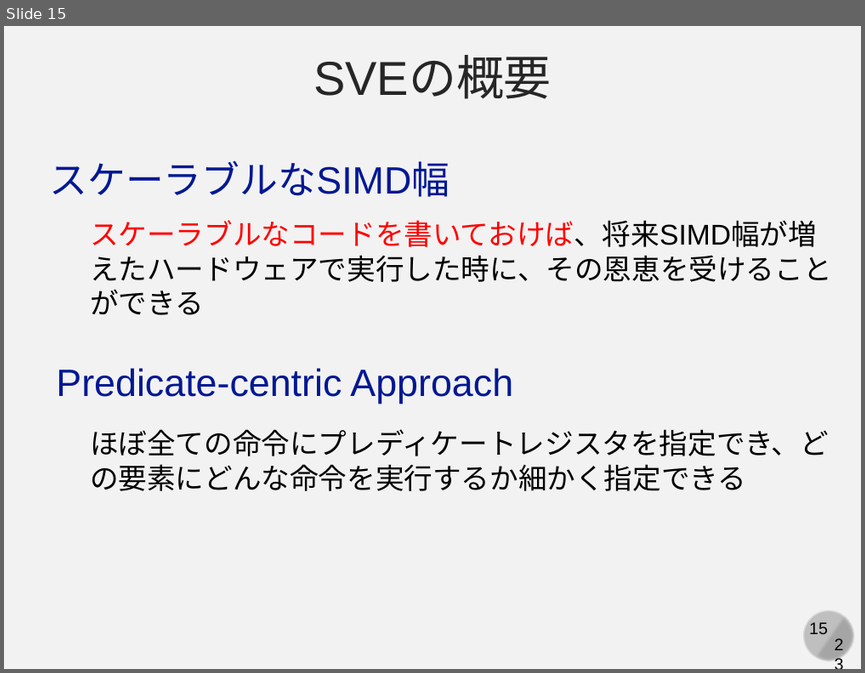
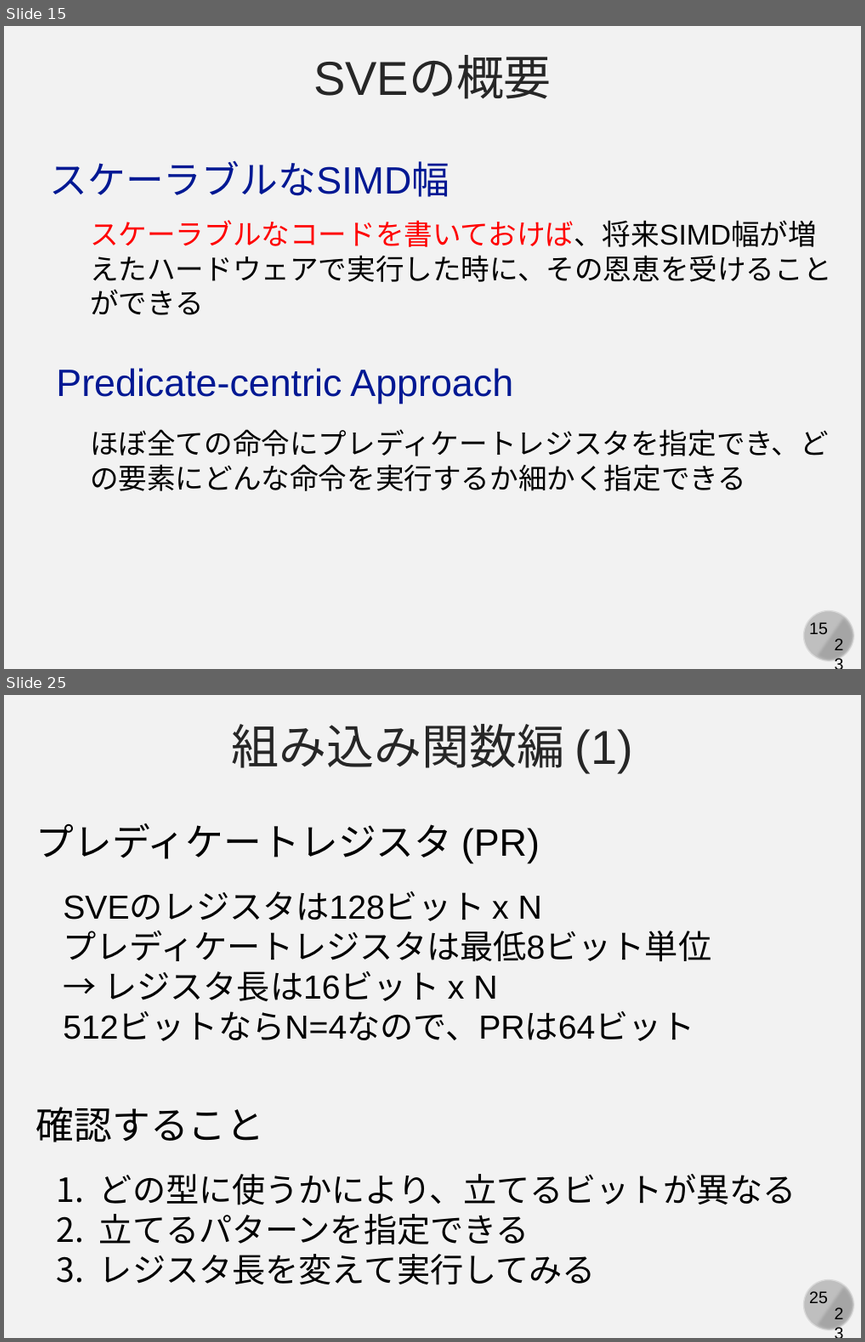
Before and after one commit to kaityo256/xbyak_aarch64_handson, a slide deck: slide/xbyak_aarch64.pptx. Shown one above the other, each under a label of ours: slide 15 before the commit, slides 15 and 25 after it; the slides between them are not shown. The pictures are 865x673 and 865x1342 pixels, drawn with LibreOffice and Linux fonts; fonts in the diff are those of the drawing. Boxes give left, top, right and bottom in pixels: in the first picture for what was removed or moved away, otherwise in the second. Text is boxed around its words. In the diff, an @@ line names an element or a change of style, - is before the commit and + after.

```diff
--- a/slide/xbyak_aarch64.pptx
+++ b/slide/xbyak_aarch64.pptx
@@ slide 25 added at bbox=[4, 695, 861, 1338], background #F2F2F2; not listed: 4 template elements that a slide beside it also shows @@
@@ text added at bbox=[232, 724, 633, 772], 40 pt, text #262626 @@
+組み込み関数編 (1)
@@ text added at bbox=[36, 823, 540, 863], 32 pt, text #000000 @@
+プレディケートレジスタ (PR)
@@ text added at bbox=[63, 892, 711, 1041], 28 pt, text #000000 @@
+SVEのレジスタは128ビット x N
+プレディケートレジスタは最低8ビット単位
+→ レジスタ長は16ビット x N
+512ビットならN=4なので、PRは64ビット
@@ text added at bbox=[36, 1106, 265, 1142], 32 pt, text #000000 @@
+確認すること
@@ text added at bbox=[99, 1174, 796, 1285], 28 pt, text #000000 @@
+1. どの型に使うかにより、立てるビットが異なる
+2. 立てるパターンを指定できる
+3. レジスタ長を変えて実行してみる
```
Also in this commit, not shown: 2 slides changed, 10 other slides added, 1 other file.
